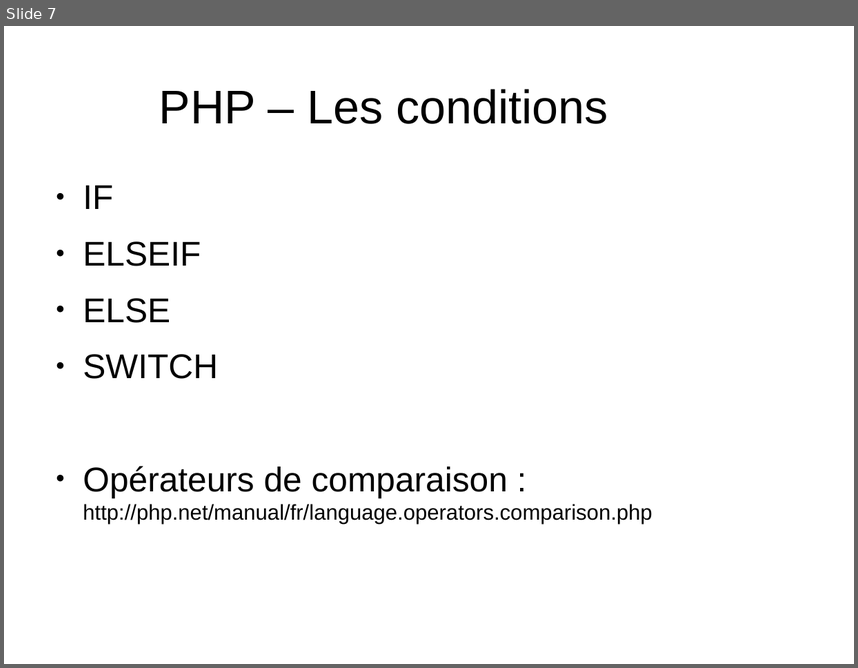
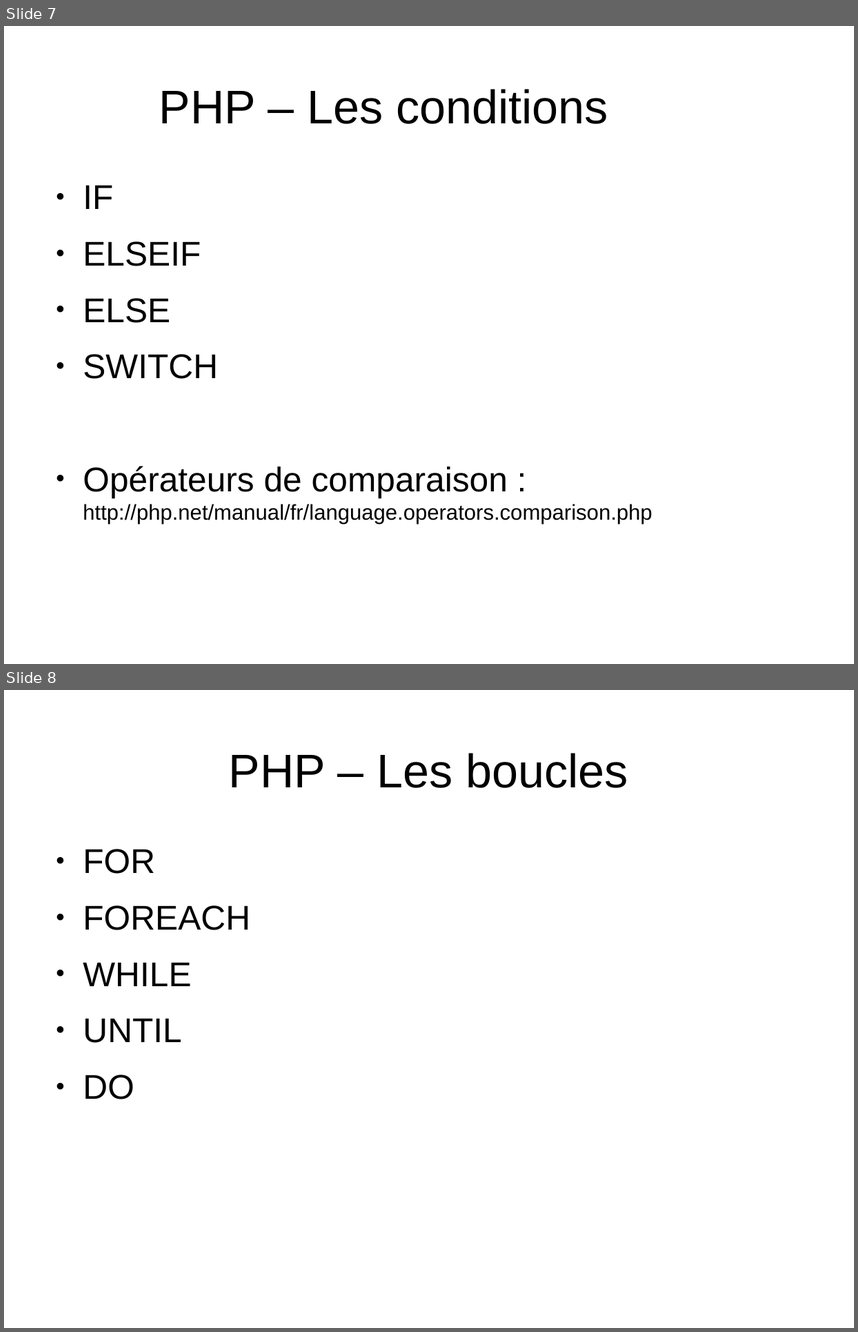
Before and after one commit to NicoM88/formation, a slide deck: PHP/formation.odp. Shown one above the other, each under a label of ours: slide 7 before the commit, slides 7 and 8 after it. The pictures are 858x668 and 858x1332 pixels, drawn with LibreOffice and Linux fonts; fonts in the diff are those of the drawing. Boxes give left, top, right and bottom in pixels: in the first picture for what was removed or moved away, otherwise in the second. Text is boxed around its words. In the diff, an @@ line names an element or a change of style, - is before the commit and + after.

Commit message:
boucles

```diff
--- a/PHP/formation.odp
+++ b/PHP/formation.odp
@@ slide 8 added at [4,690,854,1328], background #FFFFFF @@
@@ title added at [229,753,628,788], 44 pt, text #000000 @@
+PHP – Les boucles
@@ text added at [83,849,250,1099], 32 pt, text #000000 @@
+● FOR
+● FOREACH
+● WHILE
+● UNTIL
+● DO
```
Also in this commit, not shown: 1 slide changed.
